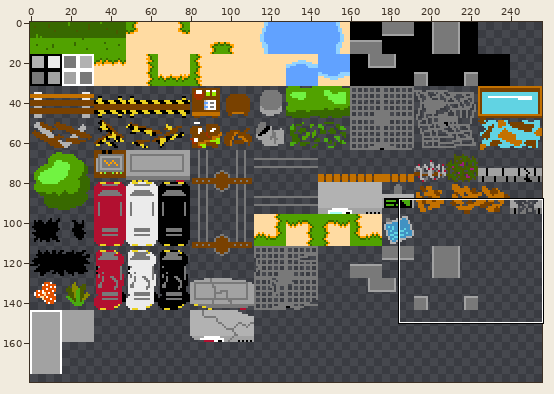
Two states of a sprite sheet, res/atlas/spritesheet.png. Above, an overview of the earlier version with the close-up marked.
Close-up. First the earlier version:
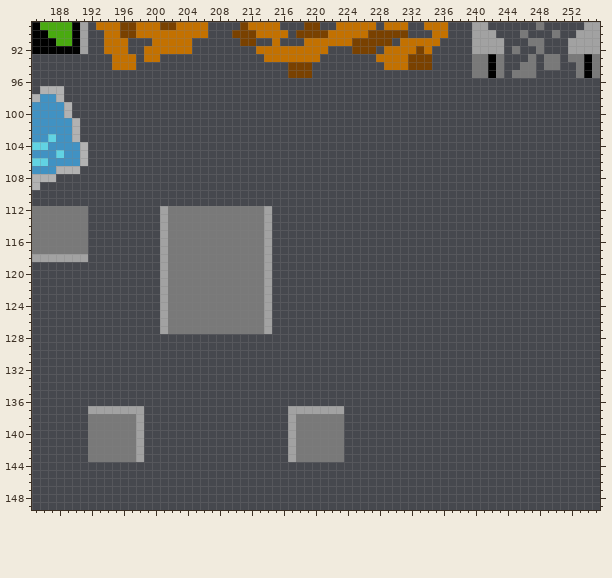
The file is 256x256 pixels. Colours within 5 levels of each other are drawn and written as one. Shown: x 185..255, y 89..149. The wide view leaves out empty margins.
And afterwards:
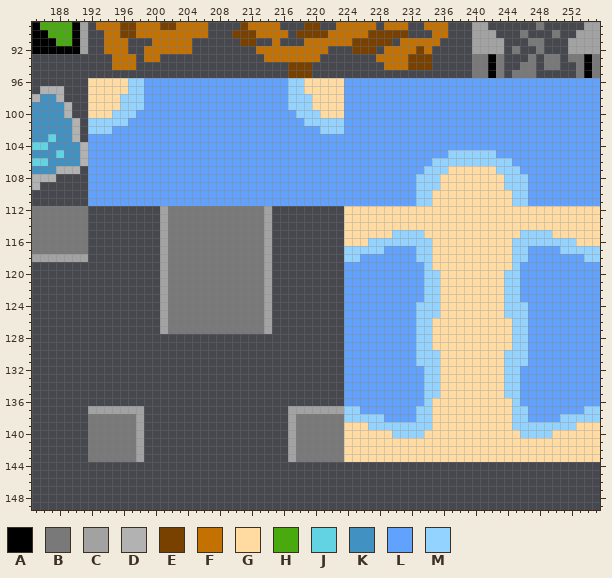
Palette (. is transparent): A #000000  B #797979  C #a2a2a2  D #b2b2b2  E #794100  F #c37100  G #ffdba2  H #49aa10  J #61d3e3  K #4192c3  L #61a2ff  M #92d3ff
The exact change:
Colour G now appears in rows 96 to 97 at x 192 to 196 and 219 to 223; in rows 98 to 99 at x 192 to 195 and 220 to 223; in row 100 at x 192 to 194 and 221 to 223; in row 107 at x 237 to 242; in rows 108 to 109 at x 236 to 243; in rows 110 to 111 at x 235 to 244.
Colour G now appears in rows 112 to 114 at x 224 to 255; in row 115 at x 224 to 229, 234 to 245 and 250 to 255; in row 116 at x 224 to 226, 235 to 244 and 253 to 255; in rows 117 to 119 at x 235 to 244; in rows 120 to 125 at x 236 to 243; in rows 126 to 129 at x 235 to 244.
Colour G now appears in rows 130 to 135 at x 236 to 243; in rows 136 to 138 at x 235 to 244; in row 139 at x 224 to 226, 235 to 244 and 253 to 255; in row 140 at x 224 to 229, 234 to 245 and 250 to 255; in rows 141 to 143 at x 224 to 255.
Colour L now appears in rows 96 to 99 at x 199 to 216 and 224 to 255; in row 100 at x 198 to 217 and 224 to 255; in row 101 at x 197 to 218 and 224 to 255; in row 102 at x 195 to 220 and 224 to 255; in rows 103 to 104 at x 192 to 255; in row 105 at x 192 to 236 and 243 to 255.
Colour L now appears in row 106 at x 192 to 234 and 245 to 255; in row 107 at x 192 to 233 and 246 to 255; in rows 108 to 111 at x 192 to 232 and 247 to 255; in row 117 at x 229 to 232 and 247 to 250; in row 118 at x 226 to 232 and 247 to 253; in rows 119 to 123 at x 224 to 233 and 246 to 255.
Colour L now appears in rows 124 to 131 at x 224 to 232 and 247 to 255; in rows 132 to 136 at x 224 to 233 and 246 to 255; in row 137 at x 226 to 232 and 247 to 253; in row 138 at x 229 to 232 and 247 to 250.
Colour M now appears in rows 96 to 97 at x 197 to 198 and 217 to 218; in rows 98 to 99 at x 196 to 198 and 217 to 219; in row 100 at x 195 to 197 and 218 to 220; in row 101 at x 192 to 196 and 219 to 223; in row 102 at x 192 to 194 and 221 to 223; in row 105 at x 237 to 242.
Colour M now appears in row 106 at x 235 to 244; in row 107 at x 234 to 236 and 243 to 245; in rows 108 to 109 at x 233 to 235 and 244 to 246; in rows 110 to 111 at x 233 to 234 and 245 to 246; in row 115 at x 230 to 233 and 246 to 249; in row 116 at x 227 to 234 and 245 to 252.
Colour M now appears in row 117 at x 224 to 228, 233 to 234, 245 to 246 and 251 to 255; in row 118 at x 224 to 225, 233 to 234, 245 to 246 and 254 to 255; in row 119 at x 234 and 245; in rows 120 to 123 at x 234 to 235 and 244 to 245; in rows 124 to 125 at x 233 to 235 and 244 to 246; in rows 126 to 129 at x 233 to 234 and 245 to 246.
Colour M now appears in rows 130 to 131 at x 233 to 235 and 244 to 246; in rows 132 to 135 at x 234 to 235 and 244 to 245; in row 136 at x 234 and 245; in row 137 at x 224 to 225, 233 to 234, 245 to 246 and 254 to 255; in row 138 at x 224 to 228, 233 to 234, 245 to 246 and 251 to 255; in row 139 at x 227 to 234 and 245 to 252.
Colour M now appears in row 140 at x 230 to 233 and 246 to 249.
